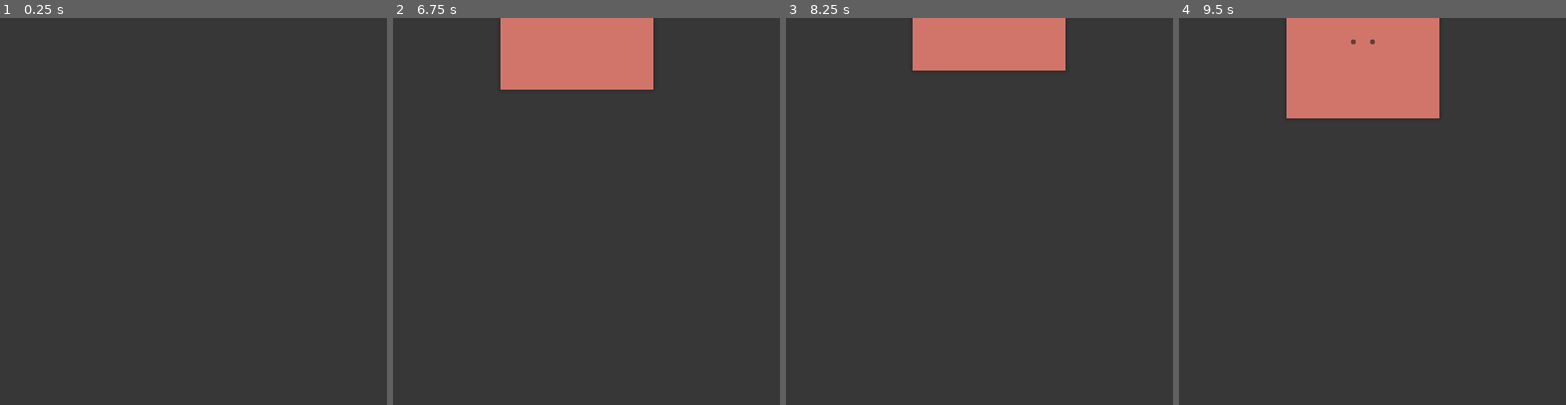
Above: before the commit, frames 1-4 (left to right).
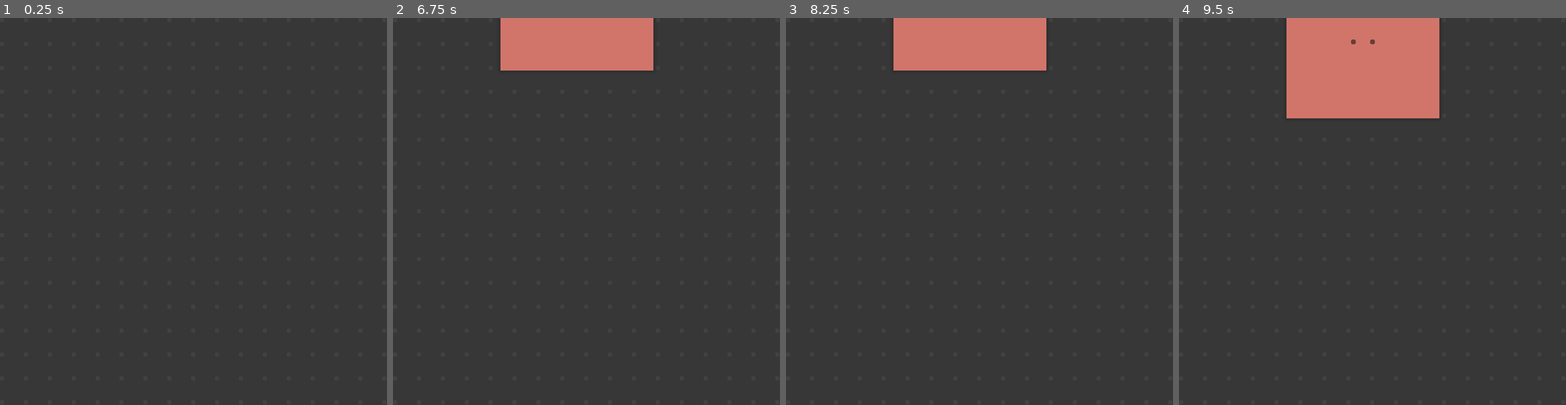
Above: after the commit, the same moments.

Repository: volatusveritas/Trinitas
Game: Godot game, scene res://scenarios/TableScreen/TableScreen.tscn
Same seed, same stepped clock (60 frames per second), same inputs: the game is played once before the commit and once after it. This scene is started directly instead of the project's main scene.
Inputs (mouse positions are in pixels of both pictures, inside the frame that each line leads up to):
- Up to frame 1 (0.25 s): no input
- Up to frame 2 (6.75 s): tap Enter at 0.5 s; move the mouse to (671, 192) at 0.52 s; tap Q (add_item) at 0.6 s; click (671, 192) at 0.67 s; click "Basic Counter" at 1.25 s; click "+" at 2 s; click "-" at 2.75 s; click "+" at 3.5 s; click "-" at 4.25 s; click "+" at 5 s; click "-" at 5.75 s; tap Space at 6.5 s; move the mouse to (509, 230) at 6.52 s; tap S (camera_down) at 6.6 s; click (509, 230) at 6.67 s
- Up to frame 3 (8.25 s): tap Enter at 7.25 s; move the mouse to (1018, 126) at 7.27 s; tap A (camera_left) at 7.35 s; click (1018, 126) at 7.42 s; tap Space at 8 s; move the mouse to (960, 288) at 8.02 s; tap D (camera_right) at 8.1 s; click (960, 288) at 8.17 s
- Up to frame 4 (9.5 s): move the mouse to (1488, 269) at 8.77 s; tap W (camera_up) at 8.85 s; click (1488, 269) at 8.92 s

The runs differ from the first frame. In frame 2, 2.0% of the frame differs, in the area x 27-68%, y 13-19%; in frame 3, 1.3%; in frame 4, less than 0.1%.

Commit message:
feat: infinite background shaders
- Camera smoothing was removed because it doesn't live update the actual
  camera position, thereby making it impossible to correctly synchronize
  the infinite background shader's offset with the camera's position. A
  custom camera smoothing feature will be added for greater control and
  to keep the smooth scrolling without losing the live updating
  characteristic which is necessary.

Diff:
--- a/scenarios/TableScreen/TableScreen.gd
+++ b/scenarios/TableScreen/TableScreen.gd
@@ -1,12 +1,20 @@
 extends Control
 
-@onready var NewItemSelector: NewItemSelector = $FixedLayer/NewItemSelector
-@onready var ItemStage: ItemStage = $ItemStage
-@onready var TableItems: TableItems = $TableItems
+@onready var new_item_selector: NewItemSelector = $FixedLayer/NewItemSelector
+@onready var item_stage: ItemStage = $ItemStage
+@onready var table_items: TableItems = $TableItems
+@onready var infinite_background: ColorRect = $BackgroundLayer/InfiniteBackground
+@onready var camera: Camera2D = $Camera
 
 func _ready() -> void:
-    NewItemSelector.item_requested.connect(ItemStage.set_target)
-    ItemStage.item_confirmed.connect(TableItems.create_item)
+    new_item_selector.item_requested.connect(item_stage.set_target)
+    item_stage.item_confirmed.connect(table_items.create_item)
+
+func _physics_process(_delta: float) -> void:
+    (infinite_background.material as ShaderMaterial).set_shader_parameter(
+        "offset",
+        camera.position
+    )
 
 func _input(input: InputEvent) -> void:
     if not input is InputEventKey:
--- a/scenarios/TableScreen/TableScreen.tscn
+++ b/scenarios/TableScreen/TableScreen.tscn
@@ -1,11 +1,19 @@
-[gd_scene load_steps=7 format=3 uid="uid://c2mtkd1wdlf0c"]
+[gd_scene load_steps=9 format=3 uid="uid://c2mtkd1wdlf0c"]
 
 [ext_resource type="Script" path="res://scenarios/TableScreen/TableScreen.gd" id="1_oohwr"]
+[ext_resource type="Shader" path="res://shaders/infinite_bg.gdshader" id="2_7iqwt"]
 [ext_resource type="Script" path="res://scenarios/TableScreen/Camera.gd" id="2_i4s73"]
 [ext_resource type="Script" path="res://scenarios/TableScreen/TableItems.gd" id="2_ugci6"]
 [ext_resource type="Script" path="res://scenarios/TableScreen/MouseHub.gd" id="2_xrvjm"]
 [ext_resource type="Script" path="res://scenarios/TableScreen/NewItemSelector.gd" id="3_2p4jk"]
 [ext_resource type="Script" path="res://scenarios/TableScreen/ItemStage.gd" id="3_qu43g"]
+
+[sub_resource type="ShaderMaterial" id="ShaderMaterial_yc3um"]
+shader = ExtResource("2_7iqwt")
+shader_parameter/offset = null
+shader_parameter/bar_size = 8.0
+shader_parameter/bar_spacing = 32.0
+shader_parameter/bullet_color = Color(0.254902, 0.254902, 0.254902, 1)
 
 [node name="TableScreen" type="Control"]
 layout_mode = 3
@@ -15,6 +23,17 @@
 grow_horizontal = 2
 grow_vertical = 2
 script = ExtResource("1_oohwr")
+
+[node name="BackgroundLayer" type="CanvasLayer" parent="."]
+layer = -1
+
+[node name="InfiniteBackground" type="ColorRect" parent="BackgroundLayer"]
+material = SubResource("ShaderMaterial_yc3um")
+anchors_preset = 15
+anchor_right = 1.0
+anchor_bottom = 1.0
+grow_horizontal = 2
+grow_vertical = 2
 
 [node name="TableItems" type="Control" parent="."]
 anchors_preset = 0
@@ -35,7 +54,6 @@
 script = ExtResource("2_xrvjm")
 
 [node name="Camera" type="Camera2D" parent="."]
-position_smoothing_enabled = true
 position_smoothing_speed = 8.0
 script = ExtResource("2_i4s73")
 
--- /dev/null
+++ b/shaders/infinite_bg.gdshader
@@ -0,0 +1,45 @@
+shader_type canvas_item;
+
+uniform vec2 offset;
+uniform float bar_size = 16.0;
+uniform float bar_spacing = 48.0;
+uniform vec4 bullet_color: source_color;
+
+uniform sampler2D screen_texture: hint_screen_texture;
+
+float get_first_edge(float pos) {
+     float bar_jump = bar_size + bar_spacing;
+     return floor(pos / bar_jump) * bar_jump;
+}
+
+bool axis_in_bar(float pos) {
+    return pos - get_first_edge(pos) + 1.0 <= bar_size;
+}
+
+bool coord_in_bar(vec2 coord) {
+    return axis_in_bar(coord.x) && axis_in_bar(coord.y);
+}
+
+vec2 get_circle_center(vec2 coord) {
+    float edge_offset = (bar_size - 1.0) / 2.0;
+
+    return vec2(
+        get_first_edge(coord.x) + edge_offset,
+        get_first_edge(coord.y) + edge_offset
+    );
+}
+
+bool coord_in_bar_circle(vec2 coord) {
+    return distance(get_circle_center(coord), coord) <= (bar_size / 2.0);
+}
+
+void fragment() {
+    vec2 pixel_coord = SCREEN_UV / SCREEN_PIXEL_SIZE + offset;
+
+    if (coord_in_bar(pixel_coord) && coord_in_bar_circle(pixel_coord)) {
+        COLOR = bullet_color;
+    }
+    else {
+        COLOR = texture(screen_texture, SCREEN_UV);
+    }
+}
